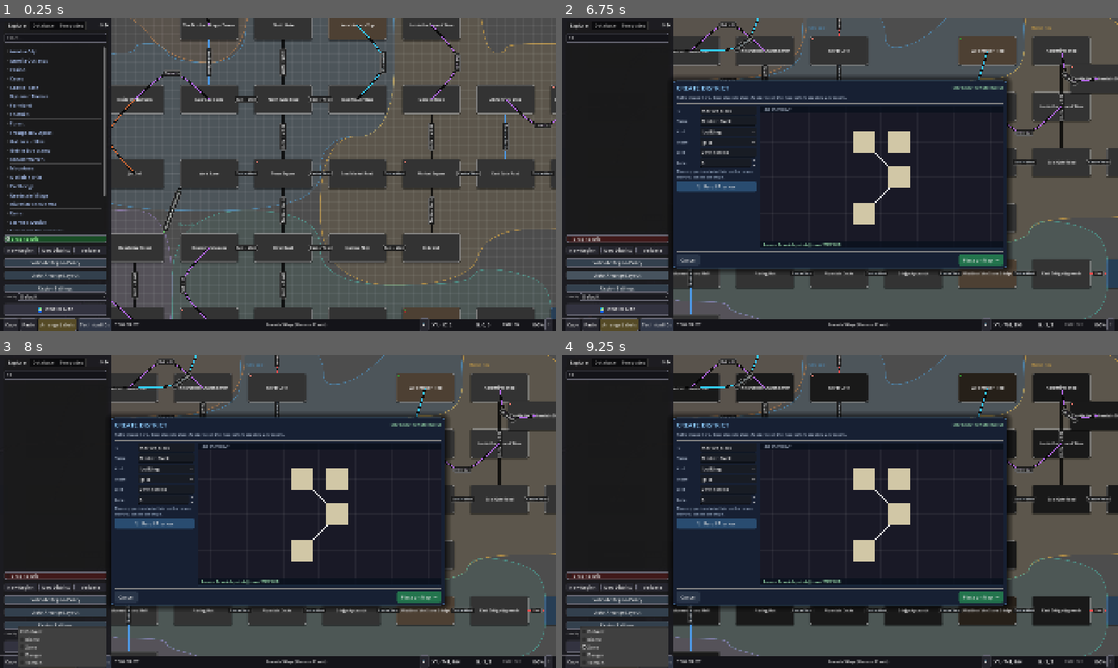
Above: before the commit, frames 1-4 (two rows, left to right).
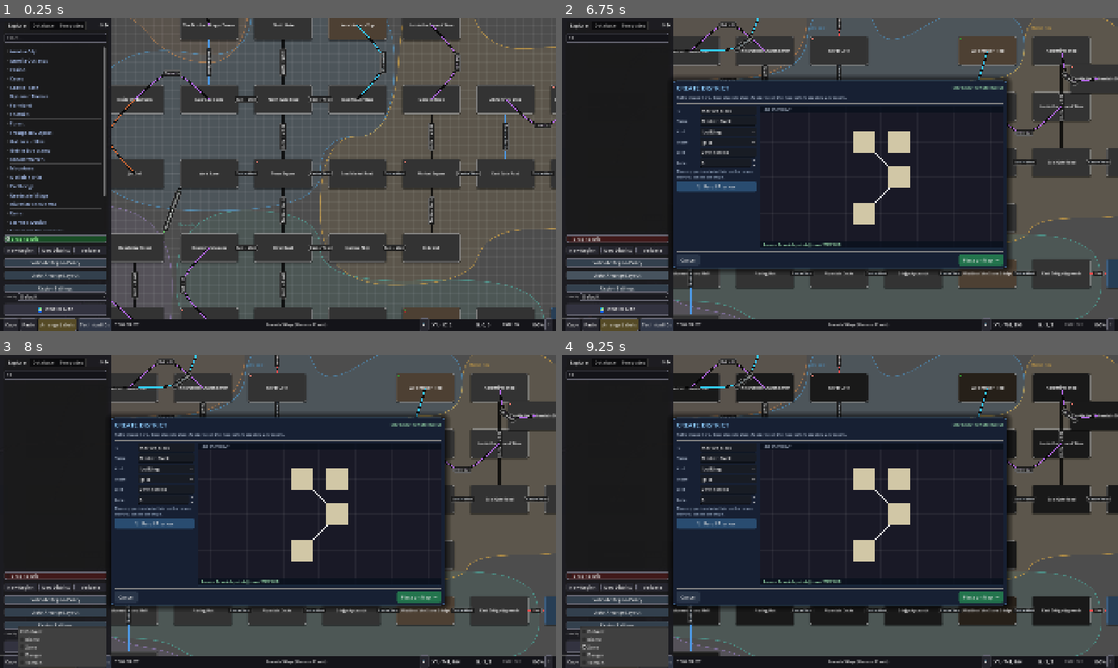
Above: after the commit, the same moments.

Repository: jbax-and-his-ai-pals/008-mud
Game: Godot game, scene res://scenes/Main.tscn
The game is run twice, just before and just after one commit, with the same random seed, the same clock (stepped at 60 frames per second) and the same inputs.
Inputs (mouse positions are in pixels of both pictures, inside the frame that each line leads up to):
- Up to frame 1 (0.25 s): no input
- Up to frame 2 (6.75 s): click (617, 36) at 0.52 s; type "12" at 0.6 s; click "New Region" at 1.25 s; click "New Region" at 2 s; click "New District" at 2.75 s; click "New District" at 3.5 s; click "Snap to Grid" at 4.25 s; click "Validate" at 5 s; click "Validate Region Policy" at 5.75 s; click "Auto-Arrange Layout" at 6.5 s
- Up to frame 3 (8 s): click "Default" at 7.25 s
- Up to frame 4 (9.25 s): click "🌍 WORLD MAP" at 8 s; click "Zone" at 8.75 s

The runs differ from the first frame. In frame 1, 0.8% of the frame differs, in the area x 20-100%, y 0-97%; in frame 2, 0.4%; in frame 3, 0.4%; in frame 4, 0.4%.

Commit message:
Fix an accidental smoothing regression and despeckle stray cells
Two things were making borders jaggier than they should be, everywhere
except the isolated Tavern Quarter (which has no close neighbor competing
for its territory, so neither defect had anything to bite on):

- The simplification tolerance was cell_size * 0.75. Halving cell_size in
  the previous commit (64 -> 32, to tighten diagonal-adjacent borders) also
  silently halved this tolerance, since it was expressed as a multiple of
  the same constant -- undoing about half of the calming that pass was
  supposed to add. Tolerance is now its own constant
  (BOUNDARY_SIMPLIFY_TOLERANCE = 56px), independent of cell_size: shrinking
  the grid to tighten shared edges should not, as a side effect, also
  shrink how aggressively borders get simplified. On the real, auto-loaded
  town.json this alone roughly halves the simplified vertex count per
  district (e.g. Civic Core: ~21 -> 9 real corners).
- Added _despeckle_owners: a cell whose 4-neighbors are mostly (3+) one
  other district gets reassigned to that district. The nearest-owner/
  reserved-room/corridor rules that decide ownership are each individually
  reasonable but can flip a single stray cell right at a seam between
  districts, which then shows up as a small notch or spike downstream that
  Douglas-Peucker has no reason to remove (a lone flipped cell is a real,
  if tiny, deviation from any chord near it). Requiring a 3-of-4 majority
  is deliberately strict, so genuine thin necks or corridors -- which are
  many cells wide -- are never mistaken for this.

Also bumped Chaikin from 3 to 4 iterations now that there are fewer real
corners left to round.

Verified via the Godot 4.7.2 binary: two new district_boundary_smoke.gd
cases cover an isolated speckle getting reassigned and an ordinary 2-vs-2
border being left alone. All 5 real districts in town.json still trace to
one contiguous loop each, at meaningfully lower vertex counts than before.
Existing smoke tests and a full headless scene boot both stay clean.

Co-Authored-By: Claude Sonnet 5 <noreply@anthropic.com>

Diff:
--- a/mud-world-editor/scripts/controllers/GraphController.gd
+++ b/mud-world-editor/scripts/controllers/GraphController.gd
@@ -51,6 +51,14 @@
 const LOCAL_VIEW_BUILDER = preload("res://scripts/controllers/view_builders/LocalViewBuilder.gd")
 const WORLD_VIEW_BUILDER = preload("res://scripts/controllers/view_builders/WorldViewBuilder.gd")
 const QUEST_VIEW_BUILDER = preload("res://scripts/controllers/view_builders/QuestViewBuilder.gd")
+
+# How much local wiggle a district border's simplification pass is allowed
+# to iron out before drawing it, in pixels. Deliberately independent of the
+# territory grid's own cell_size: that constant controls how tightly two
+# districts' boundaries track each other, and shrinking it to tighten that
+# should not, as a side effect, also shrink how much smoothing the border
+# gets -- those are two different knobs answering two different complaints.
+const BOUNDARY_SIMPLIFY_TOLERANCE := 56.0
 
 func setup(_container: Node2D, _conn_layer: Node2D, p_state: EditorState, p_district_layer: Node2D = null):
 	container = _container
@@ -450,6 +458,7 @@
 					if sample.distance_to(nearest) > corridor_reserve: continue
 					var room_owner := _district_reserved_room_owner(sample, fields, room_reserve)
 					if room_owner < 0 or room_owner == field_index: owners[cell] = field_index
+	owners = _despeckle_owners(owners)
 	# The cell grid decides ownership; from here on it only decides *shape*.
 	# Tracing each district's own cell mask into closed loops, collapsing the
 	# staircase noise a diagonal boundary produces at this cell size, then
@@ -464,8 +473,8 @@
 	for field_index in range(fields.size()):
 		var loops: Array = []
 		for loop in _trace_field_boundary_loops(owners, field_index, cell_size):
-			var simplified := _simplify_loop_douglas_peucker(loop, cell_size * 0.75)
-			loops.append(_chaikin_smooth_closed_loop(simplified, 3))
+			var simplified := _simplify_loop_douglas_peucker(loop, BOUNDARY_SIMPLIFY_TOLERANCE)
+			loops.append(_chaikin_smooth_closed_loop(simplified, 4))
 		field_loops.append(loops)
 	for field_index in range(fields.size()):
 		var color: Color = fields[field_index]["color"]
@@ -518,6 +527,34 @@
 		var nearest := Geometry2D.get_closest_point_to_segment(point, segment["from"], segment["to"])
 		closest = minf(closest, point.distance_to(nearest))
 	return closest
+
+# A cell whose 4-neighbors are mostly one other district is noise, not a
+# real feature -- the nearest-owner/reserved/corridor rules above are each
+# individually reasonable but can flip a single stray cell's owner right at
+# the seam between two districts, which then shows up downstream as a small
+# jagged notch or spike DP has no reason to remove (a lone flipped cell is a
+# real, if tiny, deviation from any chord near it). Requiring 3 of 4
+# neighbors to agree before reassigning a cell is deliberately strict: it
+# only cleans up single-cell pockets and leaves genuine thin necks or
+# corridors (which are many cells wide, so never look this isolated) alone.
+func _despeckle_owners(owners: Dictionary) -> Dictionary:
+	var neighbor_offsets := [Vector2i(0, -1), Vector2i(0, 1), Vector2i(1, 0), Vector2i(-1, 0)]
+	var cleaned := owners.duplicate()
+	for cell in owners:
+		var current: int = owners[cell]
+		var counts: Dictionary = {}
+		for offset in neighbor_offsets:
+			if not owners.has(cell + offset): continue
+			var neighbor_owner: int = owners[cell + offset]
+			counts[neighbor_owner] = counts.get(neighbor_owner, 0) + 1
+		var best_owner := current
+		var best_count: int = counts.get(current, 0)
+		for owner in counts:
+			if counts[owner] > best_count:
+				best_count = counts[owner]
+				best_owner = owner
+		if best_owner != current and best_count >= 3: cleaned[cell] = best_owner
+	return cleaned
 
 # Walks the owned-cell mask for one field into one or more closed,
 # world-space vertex loops (its outer boundary, plus any hole it has been
--- a/mud-world-editor/tests/district_boundary_smoke.gd
+++ b/mud-world-editor/tests/district_boundary_smoke.gd
@@ -21,6 +21,27 @@
 	}
 	var loops = gc._trace_field_boundary_loops(owners, 0, 64.0)
 	_assert(loops.size() == 1, "a solid block traces to exactly one loop, got %d" % loops.size())
+
+	# A single stray cell surrounded on 3+ sides by another district is
+	# noise (the kind of thing that shows up downstream as a small jagged
+	# notch DP has no reason to remove) and must be reassigned to its
+	# neighbors' majority owner.
+	var speckled := {
+		Vector2i(0, 0): 1, Vector2i(1, 0): 1, Vector2i(2, 0): 1,
+		Vector2i(0, 1): 1, Vector2i(1, 1): 0, Vector2i(2, 1): 1,
+		Vector2i(0, 2): 1, Vector2i(1, 2): 1, Vector2i(2, 2): 1,
+	}
+	var despeckled = gc._despeckle_owners(speckled)
+	_assert(int(despeckled[Vector2i(1, 1)]) == 1, "an isolated single-cell speckle is reassigned to its neighbors' owner")
+
+	# A cell on a real, wider boundary -- only 2 of 4 neighbors disagree --
+	# must be left alone; that is an ordinary border, not noise.
+	var real_border := {
+		Vector2i(0, 0): 0, Vector2i(1, 0): 1,
+		Vector2i(0, 1): 0, Vector2i(1, 1): 1,
+	}
+	var border_result = gc._despeckle_owners(real_border)
+	_assert(int(border_result[Vector2i(0, 0)]) == 0 and int(border_result[Vector2i(1, 0)]) == 1, "an ordinary 2-vs-2 border is left alone")
 
 	# Two side-by-side fields must each trace their own loop.
 	var two_field_owners := {
